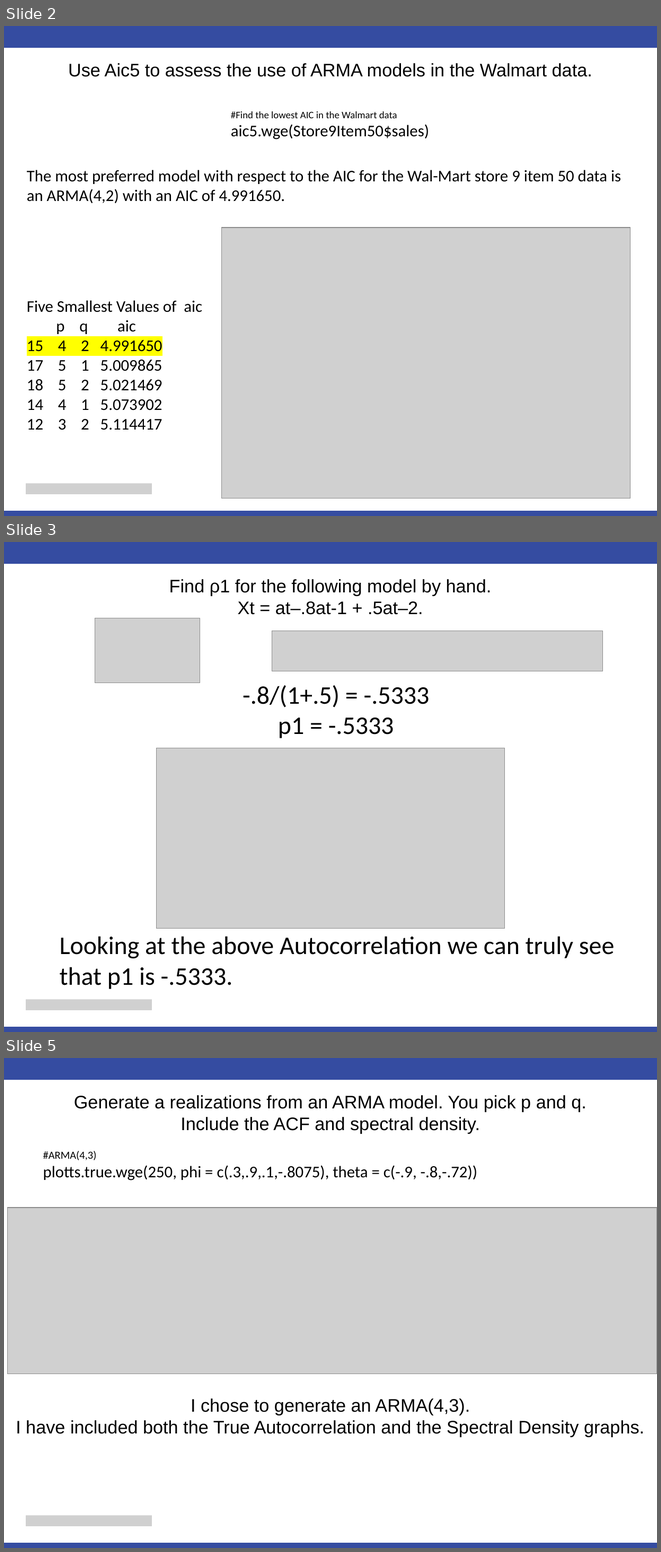
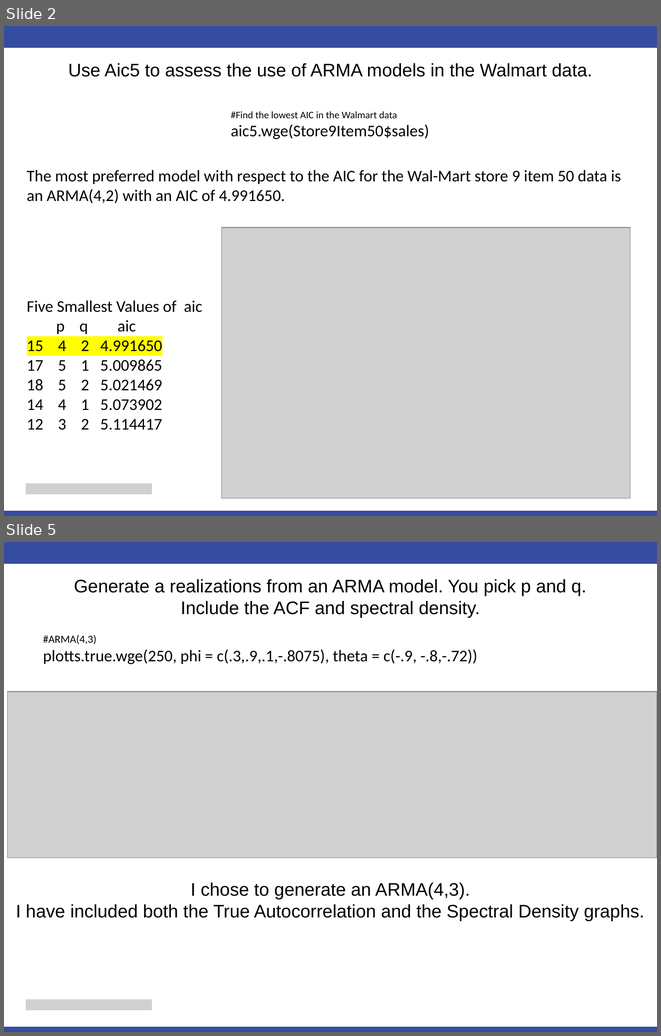
Before and after one commit to cmadding/MSDS6373, a slide deck: Unit05/Chad_Madding_Unit 5 For Live Session.pptx. Shown one above the other, each under a label of ours: slides 2, 3 and 5 before the commit, slides 2 and 5 after it; the slides between them are not shown. The pictures are 661x1552 and 661x1036 pixels, drawn with LibreOffice and Linux fonts; fonts in the diff are those of the drawing; grey boxes stand for pictures. Boxes give left, top, right and bottom in pixels: in the first picture for what was removed or moved away, otherwise in the second. Text is boxed around its words. In the diff, an @@ line names an element or a change of style, - is before the commit and + after.

```diff
--- a/Unit05/Chad_Madding_Unit 5 For Live Session.pptx
+++ b/Unit05/Chad_Madding_Unit 5 For Live Session.pptx
@@ slide 3 removed at [4,542,657,1032], background #FFFFFF; not listed: 2 template elements that a slide beside it also shows @@
@@ title removed at [169,579,492,615] @@
-Find ρ1 for the following model by hand.
-Xt = at–.8at-1 + .5at–2.
@@ picture removed at [95,618,200,683] @@
@@ picture removed at [272,631,602,671] @@
@@ text removed at [242,685,430,738] @@
--.8/(1+.5) = -.5333
-p1 = -.5333
@@ picture removed at [156,748,504,928] @@
@@ text removed at [60,936,614,989] @@
-Looking at the above Autocorrelation we can truly see that p1 is -.5333.
@@ picture removed at [26,999,151,1010] @@
```
Also in this commit, not shown: 2 slides changed, 1 slide added, 14 other files.
